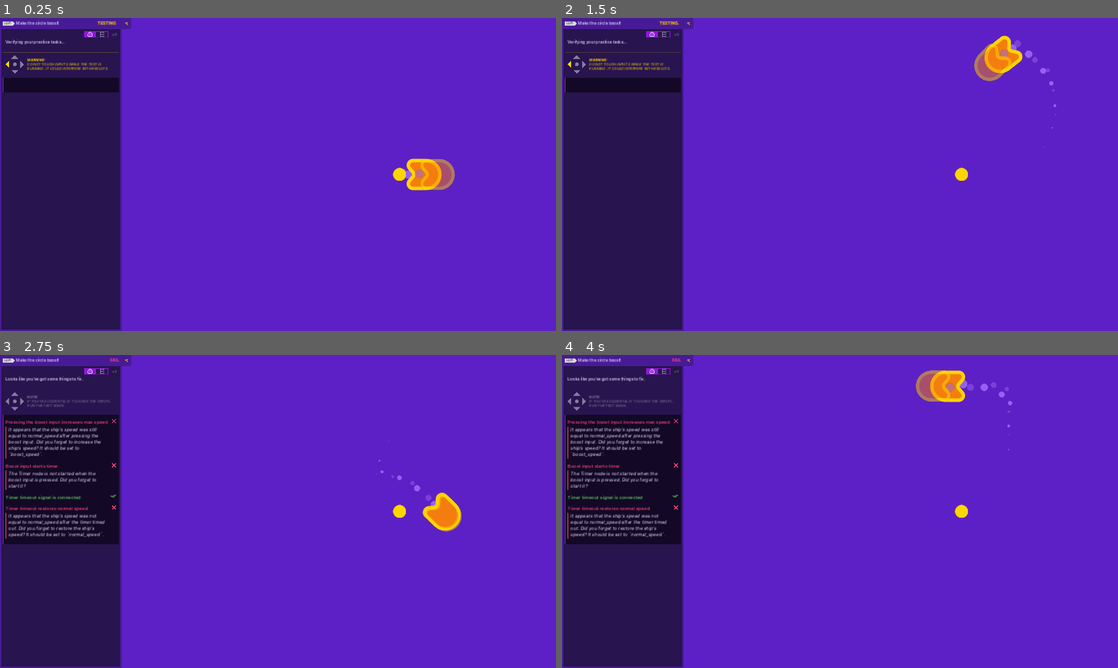
Above: before the commit, frames 1-4 (two rows, left to right).
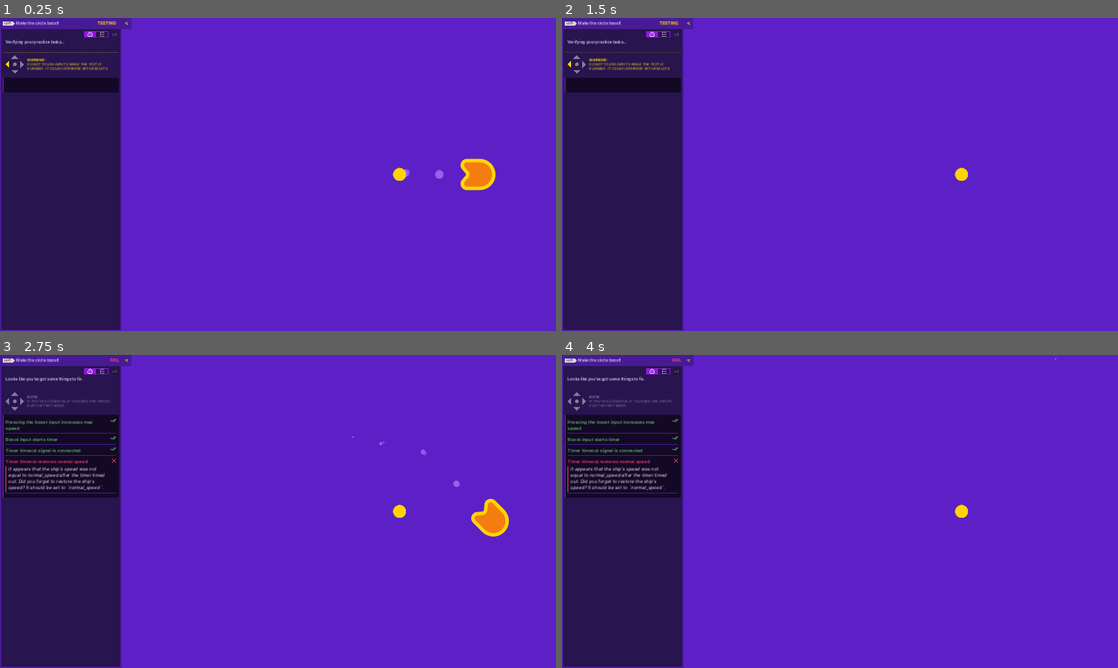
Above: after the commit, the same moments.

Repository: CWong1111/2d-GameDev-Course
Game: Godot game, scene res://practices/L4.P1.boosting_circle/boosting_circle.tscn
Two runs of this game, one before a commit and one after it. Both use one fixed random seed, a clock stepped at 60 frames per second and the inputs below. This scene is started directly instead of the project's main scene.
Inputs:
- Up to frame 1 (0.25 s): no input
- Up to frame 2 (1.5 s): hold D (move_right) 0.53-1.28 s; tap Space (boost, bound only after the commit) at 0.6, 1.35 s; hold S (move_down) from 1.28 s (still down)
- Up to frame 3 (2.75 s): release S (move_down) at 2.03 s; hold D (move_right) from 2.03 s (still down); tap Space (boost, bound only after the commit) at 2.1 s
- Up to frame 4 (4 s): release D (move_right) at 2.78 s; hold W (move_up) 2.78-3.53 s; tap Space (boost, bound only after the commit) at 2.85, 3.6 s; hold A (move_left) from 3.53 s (still down)

The runs differ from the first frame. In frame 1, 1.4% of the frame differs, in the area x 72-90%, y 44-56%; in frame 2, 0.9%; in frame 3, 6.1%, in the area x 0-92%, y 11-61%; in frame 4, 5.8%.

Commit message:
L4 practice1

Diff:
--- a/04.to_space_and_beyond_workbook/practices/L4.P1.boosting_circle/boosting_circle.gd
+++ b/04.to_space_and_beyond_workbook/practices/L4.P1.boosting_circle/boosting_circle.gd
@@ -1,11 +1,10 @@
 extends Sprite2D
 
-var boost_speed := 1500.0
 var normal_speed := 600.0
+var boost_speed := 1200.0
 
-var max_speed := 600.0
+var max_speed := normal_speed
 var velocity := Vector2(0, 0)
-var steering_factor := 10.0
 
 func _process(delta: float) -> void:
 	var direction := Vector2(0, 0)
@@ -17,13 +16,10 @@
 
 	if Input.is_action_just_pressed("boost"):
 		max_speed = boost_speed
-		get_node("Timer").star()
+		get_node("Timer").start()
 
-	var desired_velocity := max_speed * direction
-	var steering_vector := desired_velocity - velocity
-	velocity += steering_vector * steering_factor * delta
+	velocity = direction * max_speed
 	position += velocity * delta
-
 	if direction.length() > 0.0:
 		rotation = velocity.angle()
 
--- a/04.to_space_and_beyond_workbook/practices/L4.P1.boosting_circle/boosting_circle.tscn
+++ b/04.to_space_and_beyond_workbook/practices/L4.P1.boosting_circle/boosting_circle.tscn
@@ -31,6 +31,9 @@
 texture = ExtResource("3_foaxg")
 visibility_rect = Rect2(-4000, -4000, 4000, 4000)
 
+[node name="Timer" type="Timer" parent="."]
+one_shot = true
+
 [node name="ExtraVisuals" type="Node" parent="."]
 
 [node name="Ellipse" type="Sprite2D" parent="ExtraVisuals"]
@@ -48,6 +51,4 @@
 grow_vertical = 2
 color = Color(0.364706, 0.12549, 0.776471, 1)
 
-[node name="Timer" type="Timer" parent="."]
-
 [connection signal="timeout" from="Timer" to="." method="_on_timer_timeout"]
--- a/04.to_space_and_beyond_workbook/project.godot
+++ b/04.to_space_and_beyond_workbook/project.godot
@@ -54,6 +54,11 @@
 "events": [Object(InputEventKey,"resource_local_to_scene":false,"resource_name":"","device":-1,"window_id":0,"alt_pressed":false,"shift_pressed":false,"ctrl_pressed":false,"meta_pressed":false,"pressed":false,"keycode":0,"physical_keycode":68,"key_label":0,"unicode":100,"echo":false,"script":null)
 ]
 }
+boost={
+"deadzone": 0.5,
+"events": [Object(InputEventKey,"resource_local_to_scene":false,"resource_name":"","device":-1,"window_id":0,"alt_pressed":false,"shift_pressed":false,"ctrl_pressed":false,"meta_pressed":false,"pressed":false,"keycode":0,"physical_keycode":32,"key_label":0,"unicode":32,"echo":false,"script":null)
+]
+}
 
 [rendering]
 
